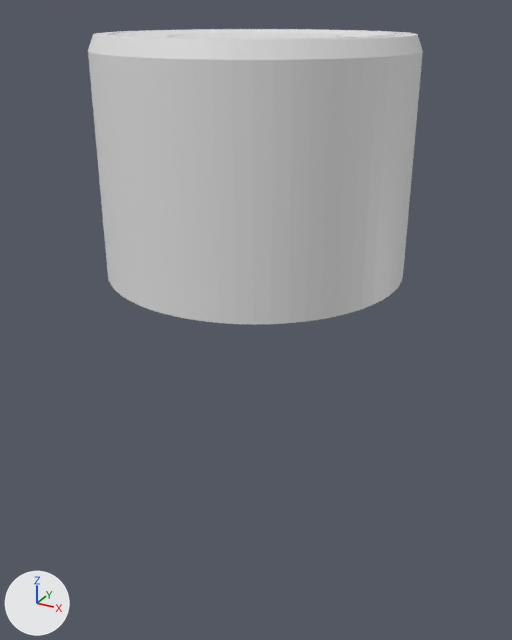
The Blender file Assets/Blender/LEyline/major-leyline-node.blend as it was, and as the next commit left it.
Both versions are drawn from a 50 mm camera at (43.2, -78.5, 4.1) aimed at (0.4, -0.5, -34.9). The axes (+X, +Y, +Z) are drawn at lower left. The lights are the same throughout. The older version comes first.

In view in the first picture: 'MajorLeylineNodeBase'.
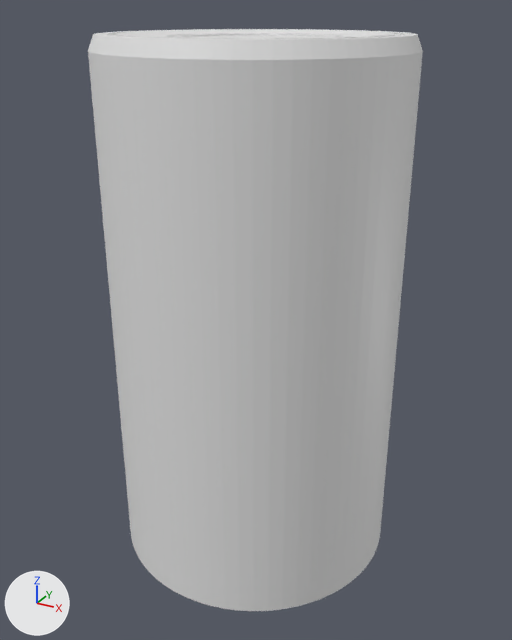
Location of each change, [x1, y1, x2, y2] in pixels of the pictures (512 x 640 px; the box of a moved part takes in the faces that stretch with it):
'MajorLeylineNodeBase', reshaped (96% taller)
    before: [88, 29, 423, 325]
    after: [88, 29, 423, 611]
part 1 of me_cylinder, moved or reshaped
    before: [108, 277, 403, 325]
    after: [108, 277, 403, 611]

What changed in the scene script:
```text
Change me_cylinder:
    used by ob_majorleylinenodebase; location = (0.0, 0.0, 0.0)
    remove me_cylinder.from_pydata(...)  # 960 vertices, 898 faces; spans x -19.3..19.3, y -19.3..19.3, z -27.2..1.4
    add me_cylinder.from_pydata(...)  # 960 vertices, 898 faces; spans x -19.3..19.3, y -19.3..19.3, z -68.5..1.4
    me_cylinder part 1: all 64 vertices in x -19.3..19.3, y -19.3..19.3, z -27.2 are moved by (0.0, 0.0, -41.3)
    other edits to the shape of me_cylinder do not show in these pictures
```
